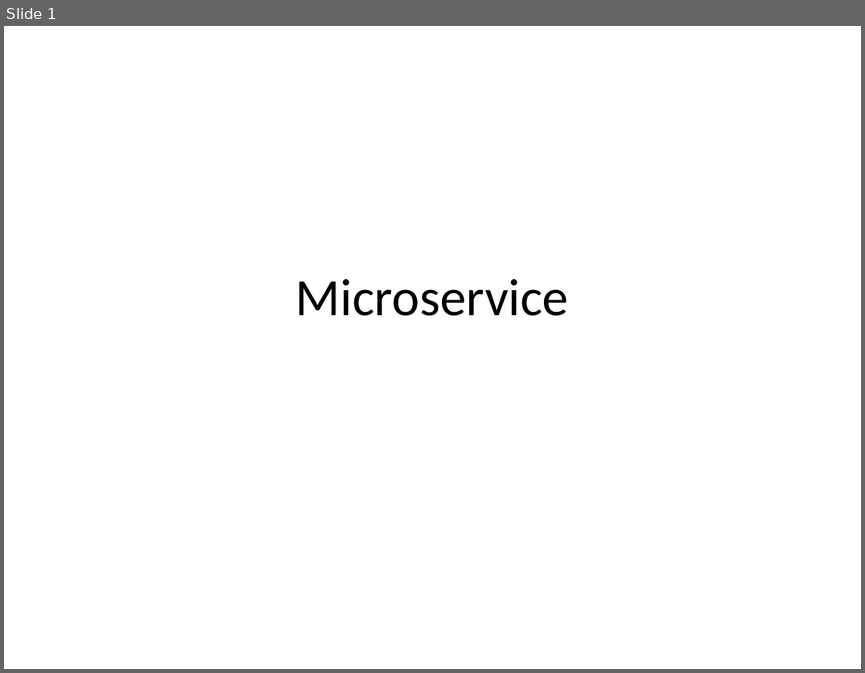
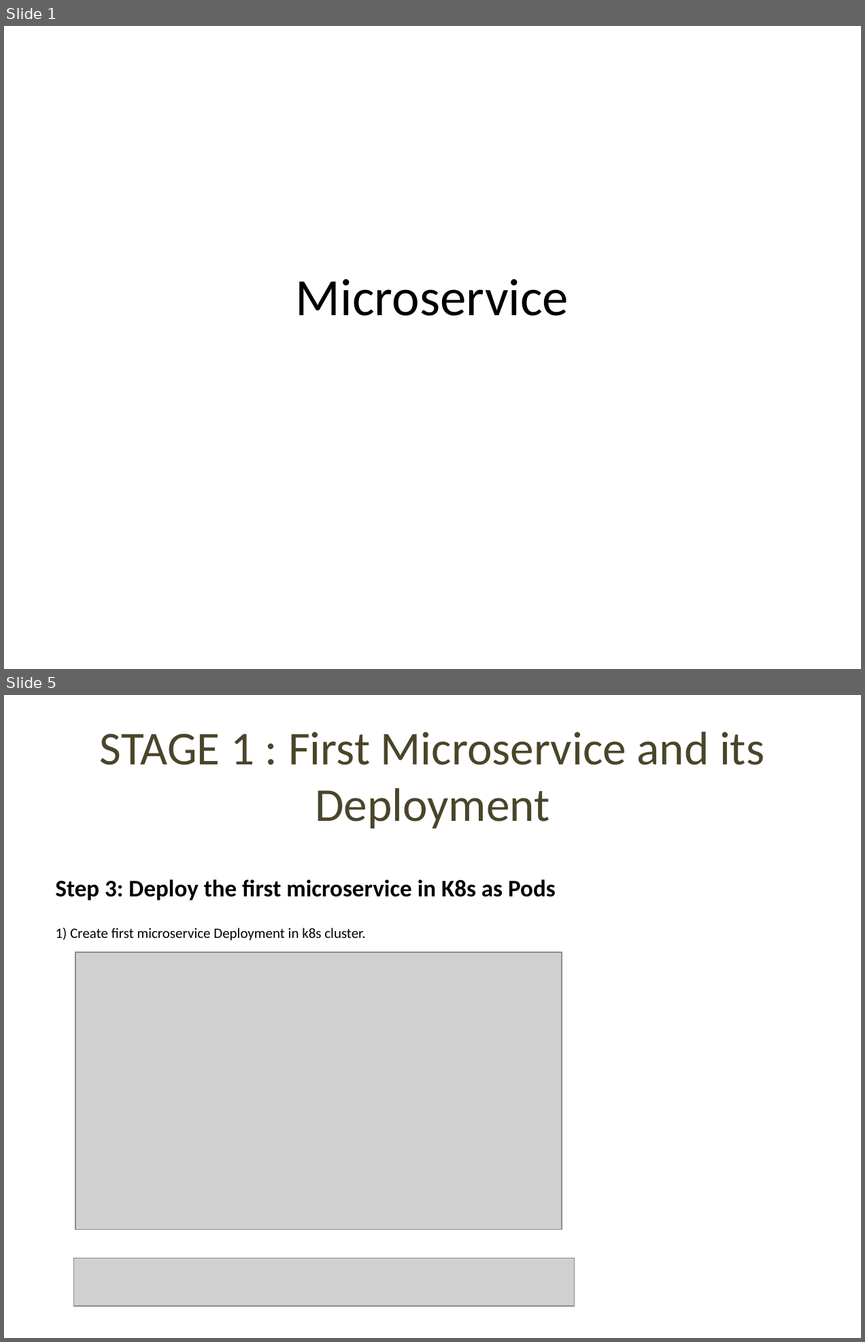
Before and after one commit to devi-priyadharshini/4_microservices, a slide deck: docs/microservice.pptx. Shown one above the other, each under a label of ours: slide 1 before the commit, slides 1 and 5 after it; the slides between them are not shown. The pictures are 865x673 and 865x1342 pixels, drawn with LibreOffice and Linux fonts; fonts in the diff are those of the drawing; grey boxes stand for pictures. Boxes give left, top, right and bottom in pixels: in the first picture for what was removed or moved away, otherwise in the second. Text is boxed around its words. In the diff, an @@ line names an element or a change of style, - is before the commit and + after.

```diff
--- a/docs/microservice.pptx
+++ b/docs/microservice.pptx
@@ slide 5 added at (4,695,861,1338), background #FFFFFF @@
@@ title added at (100,732,764,828), 39.6 pt, text #4A452A @@
+STAGE 1 : First Microservice and its Deployment
@@ text added at (56,879,555,940), 12 pt, text #000000 @@
+Step 3: Deploy the first microservice in K8s as Pods
+1) Create first microservice Deployment in k8s cluster.
@@ picture added at (75,952,562,1229) @@
@@ picture added at (73,1258,574,1306) @@
```
Also in this commit, not shown: 2 slides changed, 10 other slides added, 1 other file.
